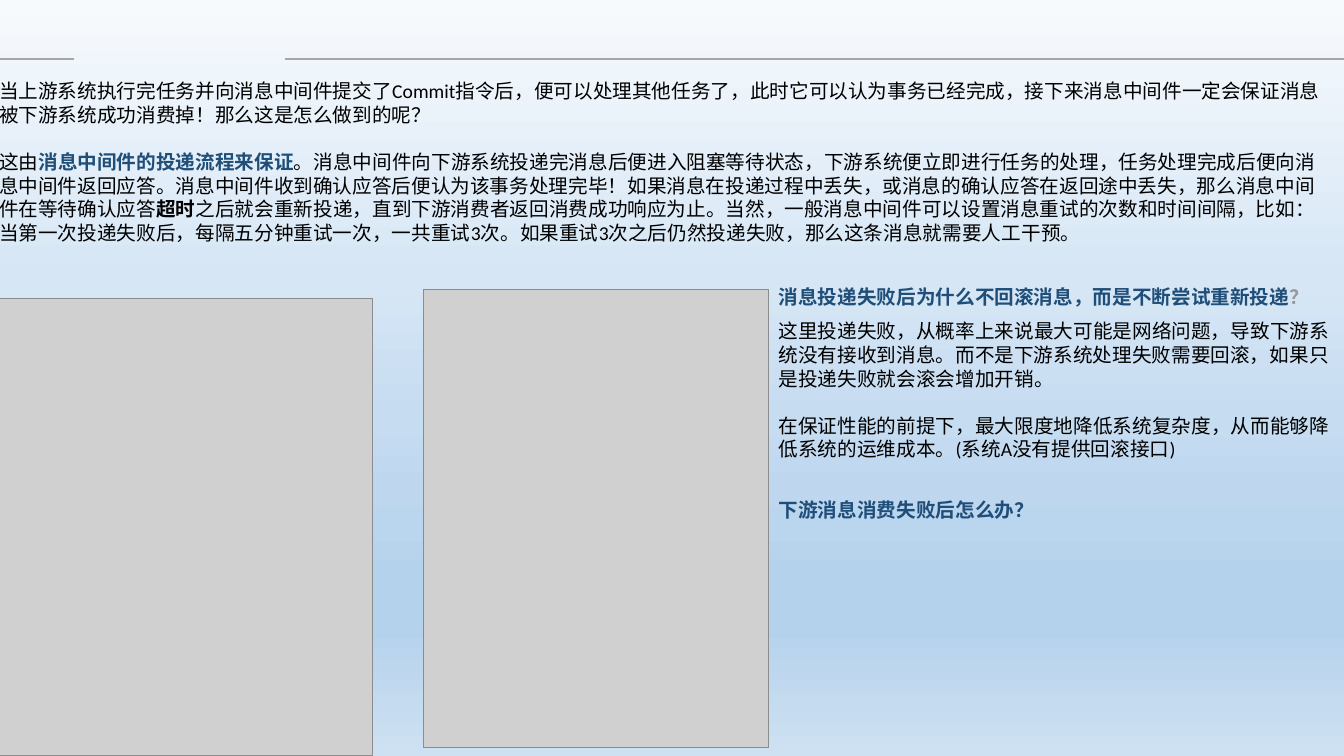
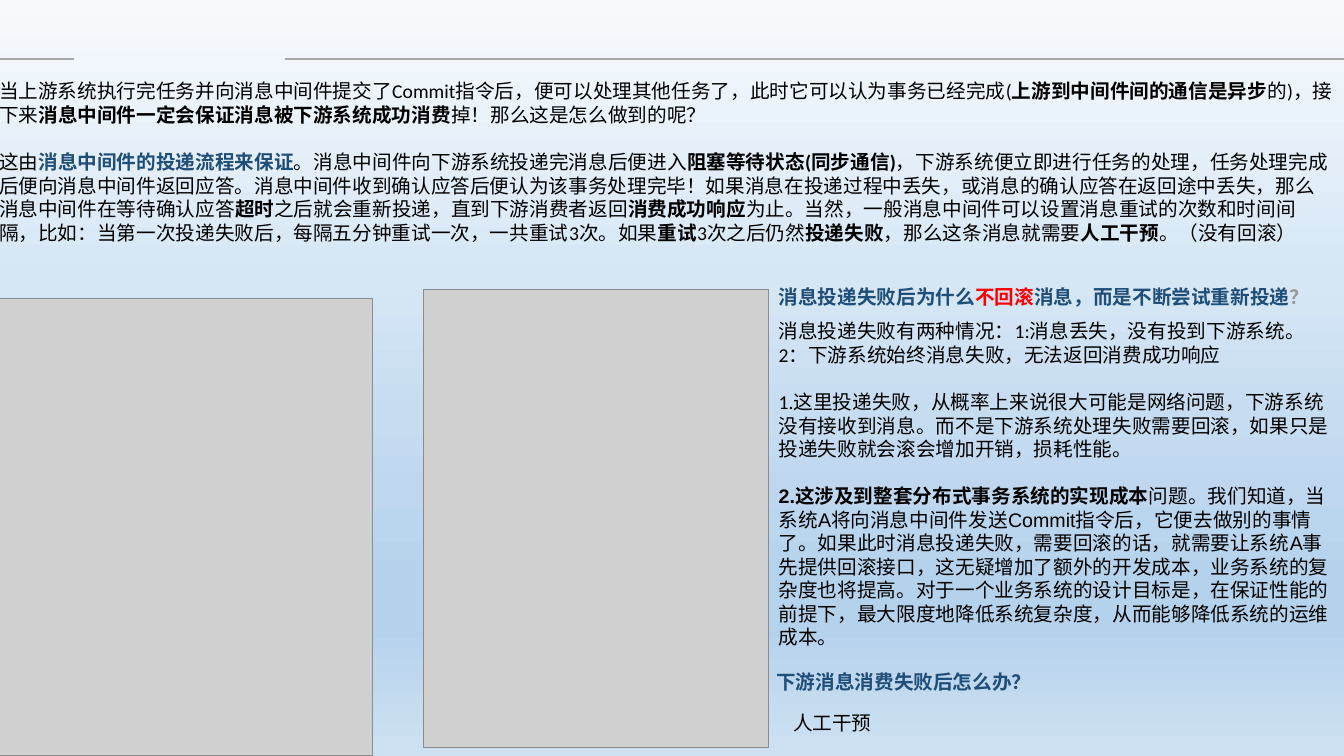
Before and after one commit to Heffie199/zhao_Note, a slide deck: slide 7 of 分布式事务的解决方案 .pptx. Drawn at 1344x756 pixels with LibreOffice and Linux fonts; fonts in the diff are those of the drawing; grey boxes stand for pictures; background and template pictures are left out. Boxes give left, top, right and bottom in pixels: in the first picture for what was removed or moved away, otherwise in the second. Text is boxed around its words. In the diff, an @@ line names an element or a change of style, - is before the commit and + after.

```diff
--- a/分布式事务的解决方案 .pptx
+++ b/分布式事务的解决方案 .pptx
@@ text at (0,81,1332,242): text changed @@
-当上游系统执行完任务并向消息中间件提交了Commit指令后，便可以处理其他任务了，此时它可以认为事务已经完成，接下来消息中间件一定会保证消息被下游系统成功消费掉！那么这是怎么做到的呢？
-这由消息中间件的投递流程来保证。消息中间件向下游系统投递完消息后便进入阻塞等待状态，下游系统便立即进行任务的处理，任务处理完成后便向消息中间件返回应答。消息中间件收到确认应答后便认为该事务处理完毕！如果消息在投递过程中丢失，或消息的确认应答在返回途中丢失，那么消息中间件在等待确认应答超时之后就会重新投递，直到下游消费者返回消费成功响应为止。当然，一般消息中间件可以设置消息重试的次数和时间间隔，比如：当第一次投递失败后，每隔五分钟重试一次，一共重试3次。如果重试3次之后仍然投递失败，那么这条消息就需要人工干预。
+当上游系统执行完任务并向消息中间件提交了Commit指令后，便可以处理其他任务了，此时它可以认为事务已经完成(上游到中间件间的通信是异步的)，接下来消息中间件一定会保证消息被下游系统成功消费掉！那么这是怎么做到的呢？
+这由消息中间件的投递流程来保证。消息中间件向下游系统投递完消息后便进入阻塞等待状态(同步通信)，下游系统便立即进行任务的处理，任务处理完成后便向消息中间件返回应答。消息中间件收到确认应答后便认为该事务处理完毕！如果消息在投递过程中丢失，或消息的确认应答在返回途中丢失，那么消息中间件在等待确认应答超时之后就会重新投递，直到下游消费者返回消费成功响应为止。当然，一般消息中间件可以设置消息重试的次数和时间间隔，比如：当第一次投递失败后，每隔五分钟重试一次，一共重试3次。如果重试3次之后仍然投递失败，那么这条消息就需要人工干预。（没有回滚）
@@ text "消息投递失败后为什么不回滚消息，而是不断尝试重新投递？" at (779,287,1310,307): text colour #1F4E79 to #FF0000 in "消息投递失败后为什么不回滚消息，而是不断尝试重新投递？" @@
@@ text at (779,321,1329,646): text changed; font Calibri to Arial @@
-这里投递失败，从概率上来说最大可能是网络问题，导致下游系统没有接收到消息。而不是下游系统处理失败需要回滚，如果只是投递失败就会滚会增加开销。
-在保证性能的前提下，最大限度地降低系统复杂度，从而能够降低系统的运维成本。(系统A没有提供回滚接口)
+消息投递失败有两种情况：1:消息丢失，没有投到下游系统。 2：下游系统始终消息失败，无法返回消费成功响应
+1.这里投递失败，从概率上来说很大可能是网络问题，下游系统没有接收到消息。而不是下游系统处理失败需要回滚，如果只是投递失败就会滚会增加开销，损耗性能。
+2.这涉及到整套分布式事务系统的实现成本问题。我们知道，当系统A将向消息中间件发送Commit指令后，它便去做别的事情了。如果此时消息投递失败，需要回滚的话，就需要让系统A事先提供回滚接口，这无疑增加了额外的开发成本，业务系统的复杂度也将提高。对于一个业务系统的设计目标是，在保证性能的前提下，最大限度地降低系统复杂度，从而能够降低系统的运维成本。
@@ text "下游消息消费失败后怎么办？": place and size @@
-text "下游消息消费失败后怎么办？" at (779,500,1034,519)
+text "下游消息消费失败后怎么办？" at (776,672,1031,691)
@@ text added at (793,713,871,732), 14 pt, text #000000 @@
+人工干预
```
Also in this commit, not shown: 4 other slides changed, 1 other file.
